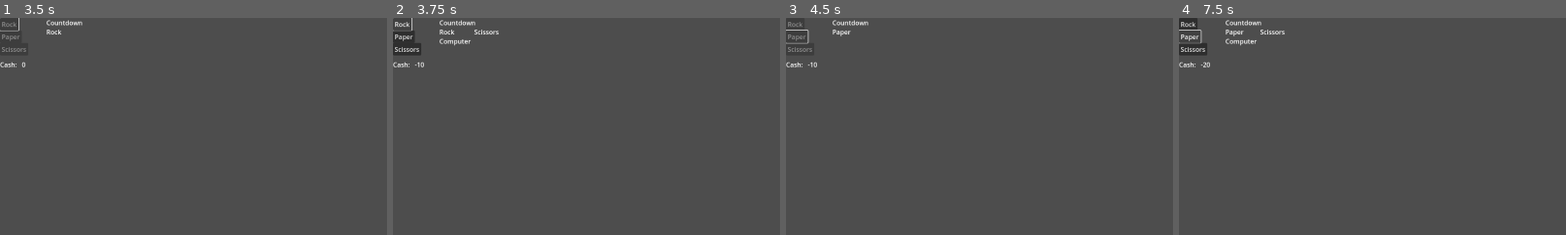
Above: before the commit, frames 1-4 (left to right).
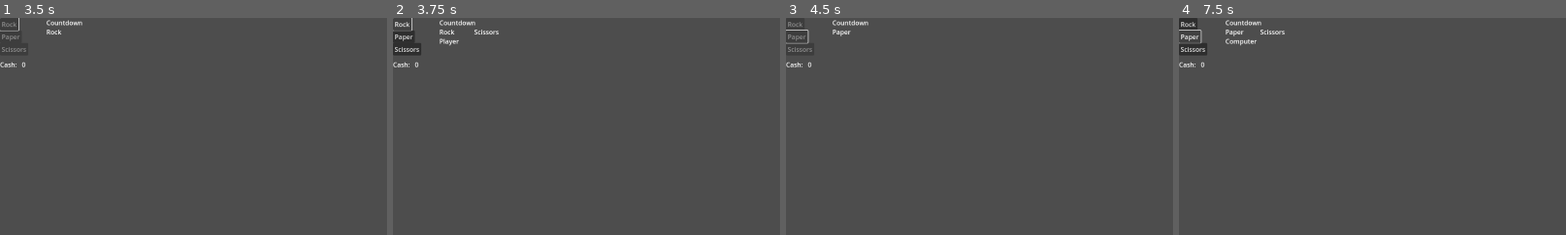
Above: after the commit, the same moments.

Repository: wfay42/corruption-clicker
Game: Godot game, scene res://rock_paper_scissors.tscn
Two runs of this game, one before a commit and one after it. Both use one fixed random seed, a clock stepped at 60 frames per second and the inputs below.
Inputs:
- Up to frame 1 (3.5 s): click "Rock" at 0.5 s; tap Enter at 1.25, 2.75 s; tap Space at 2 s
- Up to frame 2 (3.75 s): tap Space at 3.5 s
- Up to frame 3 (4.5 s): click "Paper" at 4.25 s
- Up to frame 4 (7.5 s): tap Enter at 5 s; tap Space at 5.75 s
The pictures show only the part of the screen within x 0-50%, y 0-50%; the shares and areas given below are measured in that part.

Frame 1 is identical in both runs. In frame 2, 0.2% of the frame differs, in the area x 5-21%, y 9-23%; in frame 3, less than 0.1%; in frame 4, less than 0.1%.
Error after the commit: Invalid access to property or key '_on_cash_changed' on a base object of type 'Label'. (res://gameplay/_rps_controller.gd:50)

Commit message:
Wired up signal to CashValue label; fixed bug where player choice had trailing whitespace

Diff:
--- a/gameplay/_rps_controller.gd
+++ b/gameplay/_rps_controller.gd
@@ -1,7 +1,15 @@
 extends Node
+
+signal cash_changed(cash_value)
+const CASH_CHANGED_NAME: String = "cash_changed"
 
 const PLAYER_NAME: String = "Player"
 const COMPUTER_NAME: String = "Computer"
+const TIE_NAME: String = "Tie"
+
+const ROCK: String = "Rock"
+const PAPER: String = "Paper"
+const SCISSORS: String = "Scissors"
 
 var __timer: Timer
 var __timer_duration: float
@@ -36,9 +44,10 @@
 
 	self.__rps_nodes = _get_rps_nodes(self)
 
+	_connect_children(__rps_nodes)
+
 	__cashValueNode = self.get_node("Cash").get_node("CashValue")
-
-	_connect_children(__rps_nodes)
+	cash_changed.connect(__cashValueNode._on_cash_changed)
 
 func _connect_children(rps_nodes: Array[Node]) -> void:
 	var controller = self
@@ -52,7 +61,7 @@
 
 func _get_rps_nodes(root: Node) -> Array[Node]:
 	var rps_nodes: Array[Node] = []
-	for rps_nodename in ["Rock", "Paper", "Scissors"]:
+	for rps_nodename in [ROCK, PAPER, SCISSORS]:
 		rps_nodes.append(root.get_node(rps_nodename))
 
 	return rps_nodes
@@ -69,7 +78,7 @@
 
 	disable_rps_buttons(true)
 	__timer.start(__timer_duration)
-	self.__playerChoice = value
+	self.__playerChoice = value.strip_edges()
 	self.__resultNode.text = ""
 	self.__computerChoiceNode.text = ""
 
@@ -99,18 +108,19 @@
 	print("Choice: %d" % choice)
 	match choice:
 		1:
-			return "Rock"
+			return ROCK
 		2:
-			return "Paper"
+			return PAPER
 		_:
-			return "Scissors"
+			return SCISSORS
 
 func _determine_winner(player_choice: String, computer_choice: String) -> String:
+	print("Player choice: %s, Computer choice: %s" % [player_choice, computer_choice])
 	if player_choice == computer_choice:
-		return "Tie"
-	elif (player_choice == "Rock" and computer_choice == "Scissors") or \
-			(player_choice == "Paper" and computer_choice == "Rock") or \
-			(player_choice == "Scissors" and computer_choice == "Paper"):
+		return TIE_NAME
+	elif (player_choice == ROCK and computer_choice == SCISSORS) or \
+			(player_choice == PAPER and computer_choice == ROCK) or \
+			(player_choice == SCISSORS and computer_choice == PAPER):
 		return PLAYER_NAME
 	else:
 		return COMPUTER_NAME
@@ -125,8 +135,7 @@
 		COMPUTER_NAME:
 			add_cash(-10)
 
-	# TODO: update CashValue node to receive a signal when cash changes
-	self.__cashValueNode.text = str(self.__cash_value)
+	cash_changed.emit(self.__cash_value)
 
 
 func add_cash(amount: int) -> void:
--- a/rock_paper_scissors.tscn
+++ b/rock_paper_scissors.tscn
@@ -1,8 +1,9 @@
-[gd_scene load_steps=4 format=3 uid="uid://dc0jrijurxsj2"]
+[gd_scene load_steps=5 format=3 uid="uid://dc0jrijurxsj2"]
 
 [ext_resource type="Script" uid="uid://dkf6hnkyj0xis" path="res://gameplay/rps_button.gd" id="1_kjh7p"]
 [ext_resource type="Script" uid="uid://dgl6jk3gey5ra" path="res://gameplay/_rps_controller.gd" id="1_quvve"]
 [ext_resource type="Script" uid="uid://c7plne52hia5d" path="res://gameplay/rps_label.gd" id="2_ihdnx"]
+[ext_resource type="Script" uid="uid://dntmseq78bdw4" path="res://gameplay/cash_label.gd" id="4_rancy"]
 
 [node name="RockPaperScissors" type="Node2D"]
 script = ExtResource("1_quvve")
@@ -69,6 +70,7 @@
 offset_right = 94.0
 offset_bottom = 23.0
 text = "0"
+script = ExtResource("4_rancy")
 
 [connection signal="pressed" from="Rock" to="Rock" method="_on_pressed"]
 [connection signal="pressed" from="Paper" to="Paper" method="_on_pressed"]
